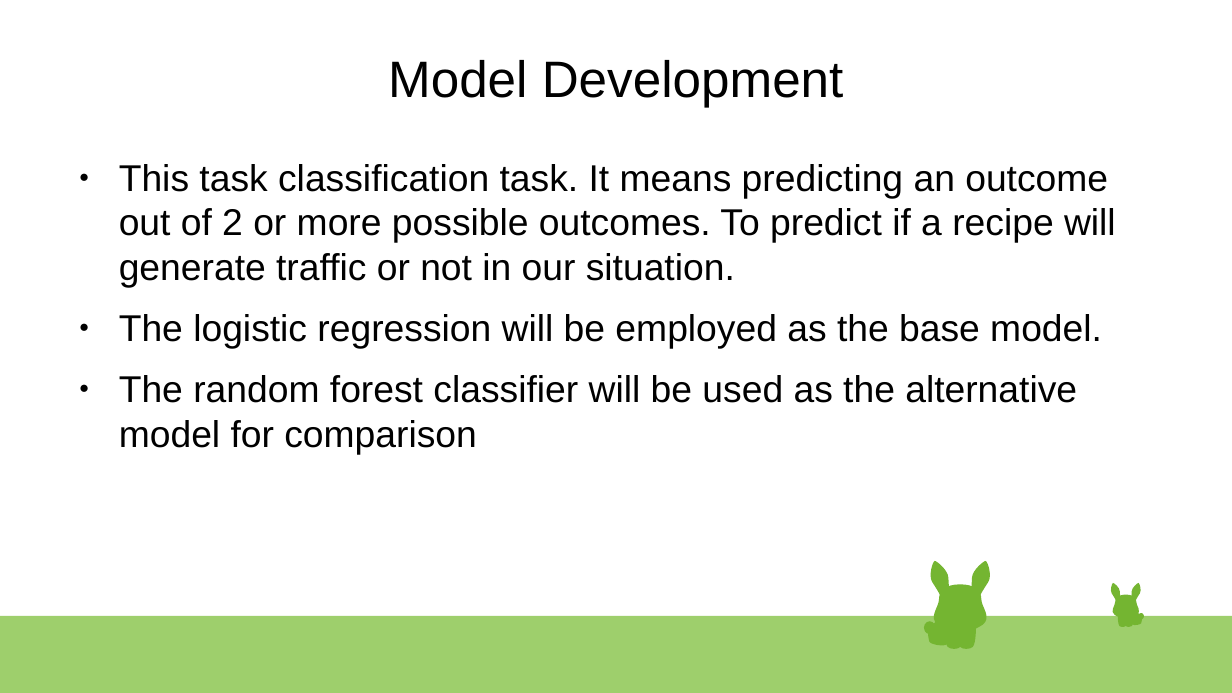
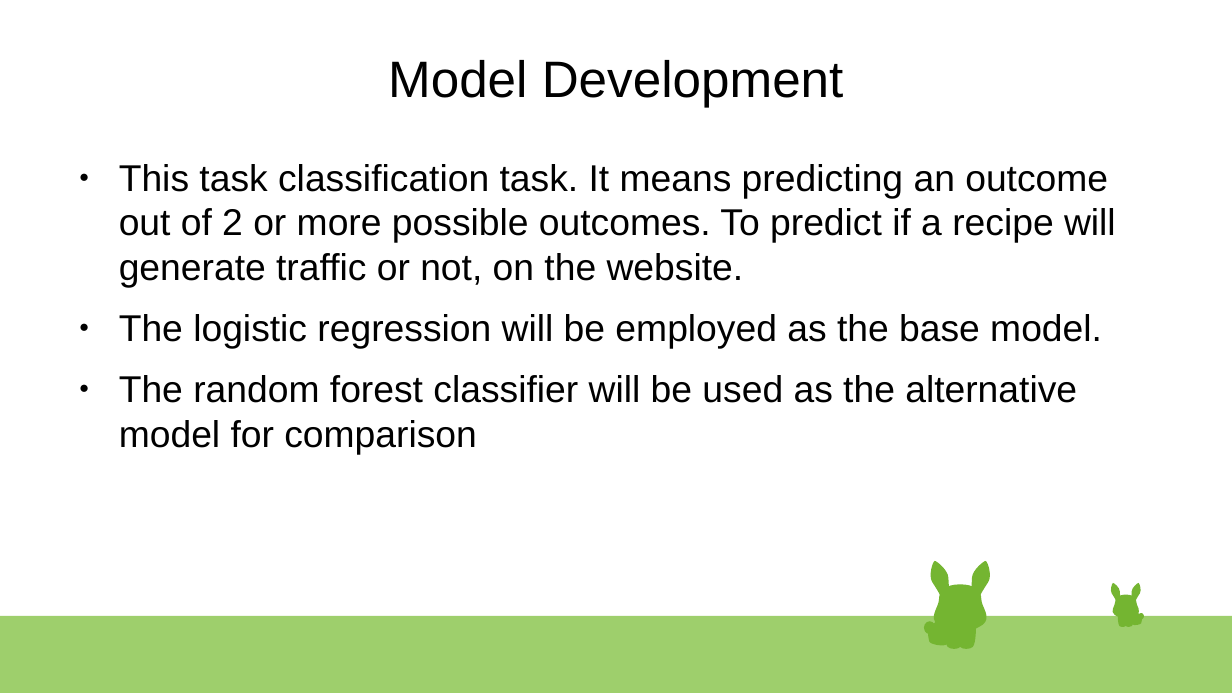
Before and after one commit to MLHermit/Datacamp-Data-Scientist-Professional-Certification, a slide deck: slide 8 of datacamp presentation.odp. Drawn at 1232x693 pixels with LibreOffice and Linux fonts; fonts in the diff are those of the drawing. Boxes give left, top, right and bottom in pixels: in the first picture for what was removed or moved away, otherwise in the second. Text is boxed around its words. In the diff, an @@ line names an element or a change of style, - is before the commit and + after.

```diff
--- a/datacamp presentation.odp
+++ b/datacamp presentation.odp
@@ text at (119, 164, 1116, 288): text changed @@
-● This task classification task. It means predicting an outcome out of 2 or more possible outcomes. To predict if a recipe will generate traffic or not in our situation.
+● This task classification task. It means predicting an outcome out of 2 or more possible outcomes. To predict if a recipe will generate traffic or not, on the website.
```
Also in this commit, not shown: 8 other slides changed, 1 other file.
